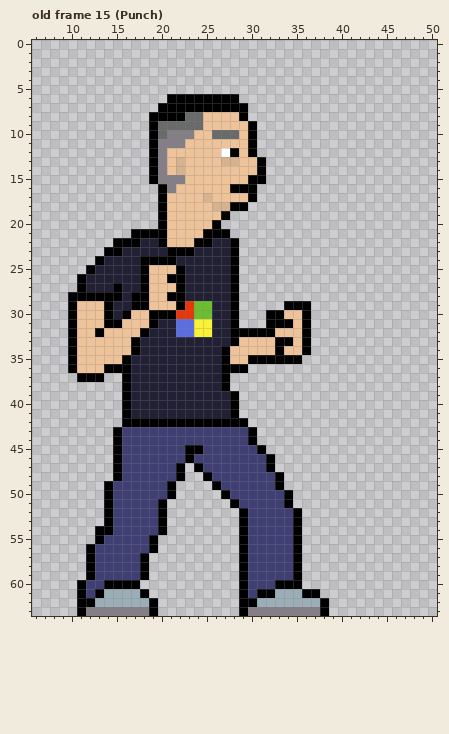
Two states of a pixel-art file, aseprite/JimR.aseprite. Above: the version before the commit.
80x64 pixels, 47 frames. Shown: old frame 15 (Punch): x 6..50, y 0..63. The commit also changed other frames, which this record leaves out.
And afterwards:
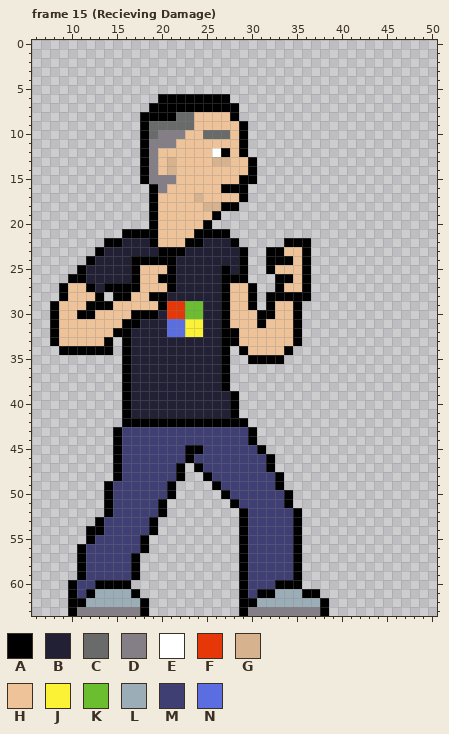
Palette (. is transparent): A #000000  B #222034  C #696a6a  D #847e87  E #ffffff  F #e63708  G #d6b28f  H #eec39a  J #fbf236  K #6abe30  L #9badb7  M #3f3f74  N #5b6ee1
A new or re-ordered frame is compared with the old frame closest to it.
From the commit log: Air jump and air kick for Rim Jies
Changes in this commit:
frames 47 -> 63
Frame 15 (Recieving Damage) is new; against old frame 15 (Punch):
y 6: x 20 . -> A; x 28 A -> .
y 7: x 19 . -> A; x 29 A -> .
y 8: x 18 . -> A; x 22 A -> C; x 24 C -> H; x 28..29 HA -> A.
y 9: x 18..19 .A -> AC; x 24 C -> H; x 29..30 HA -> A.
y 10: x 18..20 .AC -> ACD; x 23 D -> H; x 25 H -> C; x 28..30 CHA -> HA.
y 11: x 18..19 .A -> AD; x 22 D -> H; x 29..30 HA -> A.
y 12: x 18..20 .AD -> ADH; x 26..30 HEAHA -> EAHA.
y 13: x 18..22 .ADHG -> ADHGH; x 26 H -> G; x 28 G -> H; x 30..31 HA -> A.
y 14: x 18..22 .ADHG -> ADHGH; x 30..31 HA -> A.
y 15: x 18..19 .A -> AD; x 22 D -> H; x 29 H -> A; x 31 A -> .
y 16: x 19..21 .AD -> ADH; x 27 H -> A; x 30 A -> .
y 17: x 19..20 .A -> AH; x 24..25 HG -> GH; x 29..30 HA -> A.
y 18: x 19..20 .A -> AH; x 25 H -> G; x 27 G -> A; x 29 A -> .
y 19: x 19..20 .A -> AH; x 26..27 HA -> A.
y 20: x 19..20 .A -> AH; x 25..26 HA -> A.
y 21: x 16 . -> A; x 20 A -> H; x 24 H -> A
y 22: x 14 . -> A; x 16..17 AA -> BB; x 19..20 BA -> AH; x 23 H -> A; x 25 A -> B; x 34..36 ... -> AAA
y 23: x 13..15 .AA -> ABB; x 20 B -> A; x 23 A -> B; x 28..29 A. -> BA; x 32..36 ..... -> AAHHA
y 24: x 12..13 .A -> AB; x 17 B -> A; x 28..29 A. -> BA; x 32..36 ..... -> AAAHA
y 25: x 11..12 .A -> AB; x 17..18 BA -> AH; x 21..22 HA -> AB; x 27..29 BA. -> ABA; x 32..36 ..... -> AHHHA
y 26: x 10 . -> A; x 17..18 BA -> AH; x 20 H -> A; x 22 A -> B; x 27 B -> A; x 29 . -> A; x 33..36 .... -> AAHA
y 27: x 9..12 ..AB -> AHHA; x 14 B -> A; x 16..18 BBA -> AAH; x 21..22 HA -> AB; x 27..30 BA.. -> AHHA; x 33..36 .... -> AHHA
y 28: x 9..12 .AAA -> AHHH; x 14 A -> .; x 16..22 BAAHHAA -> AHHAABB; x 27..30 BA.. -> AHHA; x 32..36 ..... -> AAAAA
y 29: x 8..10 ..A -> AHH; x 12..13 HH -> AA; x 15..18 BBAA -> HHHH; x 20..23 HHAF -> AFFK; x 25 K -> B; x 27..30 BA.. -> AHHA; x 32..34 ..A -> AHH; x 36 A -> .
y 30: x 8..12 ..AHH -> AHHAA; x 14..18 ABAHH -> HHHAA; x 20..21 AA -> BF; x 23 F -> K; x 25 K -> B; x 27..31 BA... -> AHHHA; x 33 A -> H; x 35..36 HA -> A.
y 31: x 8..10 ..A -> AHH; x 14..19 AAHHHA -> HHAABB; x 21 B -> N; x 23 N -> J; x 25 J -> B; x 27..36 BA...AAAHA -> AHHHAHHHA.
y 32: x 8..10 ..A -> AHH; x 13 A -> H; x 15..18 HHHA -> AABB; x 21 B -> N; x 23 N -> J; x 25 J -> B; x 27 B -> A; x 29..32 AAAA -> HHHH; x 35..36 HA -> A.
y 33: x 8..10 ..A -> AHH; x 14..17 HHHA -> A.AB; x 27 B -> A; x 33..36 AAHA -> HHA.
y 34: x 9 . -> A; x 11..17 HHHHHHA -> AAAA.AB; x 28..29 HH -> .A; x 33..36 AHHA -> HA..
y 35: x 10..15 AHHHHH -> ......; x 28..29 HH -> ..; x 34..35 AA -> ..
y 36: x 10..15 AHHHAA -> ......; x 28..29 AA -> ..
y 37: x 11..13 AAA -> ...
y 53: x 13..14 .A -> AM; x 19..20 MA -> A.
y 54: x 12 . -> A; x 14 A -> M; x 19..20 MA -> A.
y 55: x 12..13 .A -> AM; x 18..19 MA -> A.
y 56: x 11..12 .A -> AM; x 18..19 MA -> A.
y 57..59: x 11..12 .A -> AM; x 17..18 MA -> A.
y 60: x 10..11 .A -> AM; x 13 M -> A; x 17 A -> .
y 61: x 10..13 .AMA -> AMAL; x 17..18 LA -> A.
y 62: x 10 . -> A; x 12 A -> L; x 18..19 LA -> A.
y 63: x 10..11 .A -> AD; x 18..19 DA -> A.
Changed places in both pictures, as pixel boxes (x1, y1, x2, y2):
changed: (50, 94, 311, 382)
changed: (68, 517, 167, 616)
